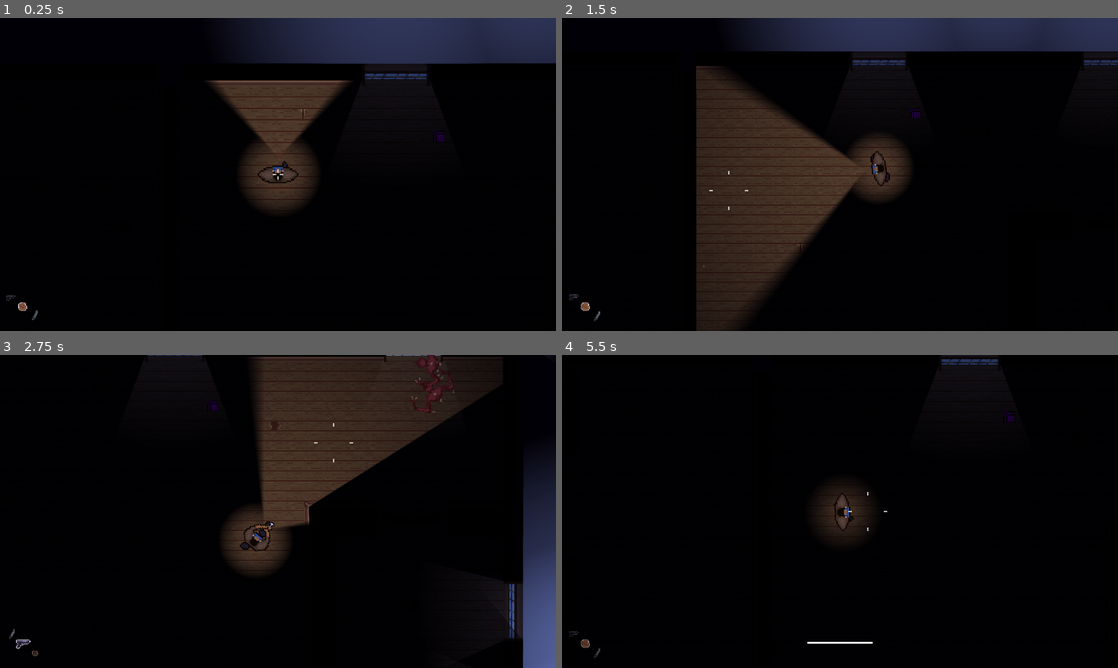
Above: before the commit, frames 1-4 (two rows, left to right).
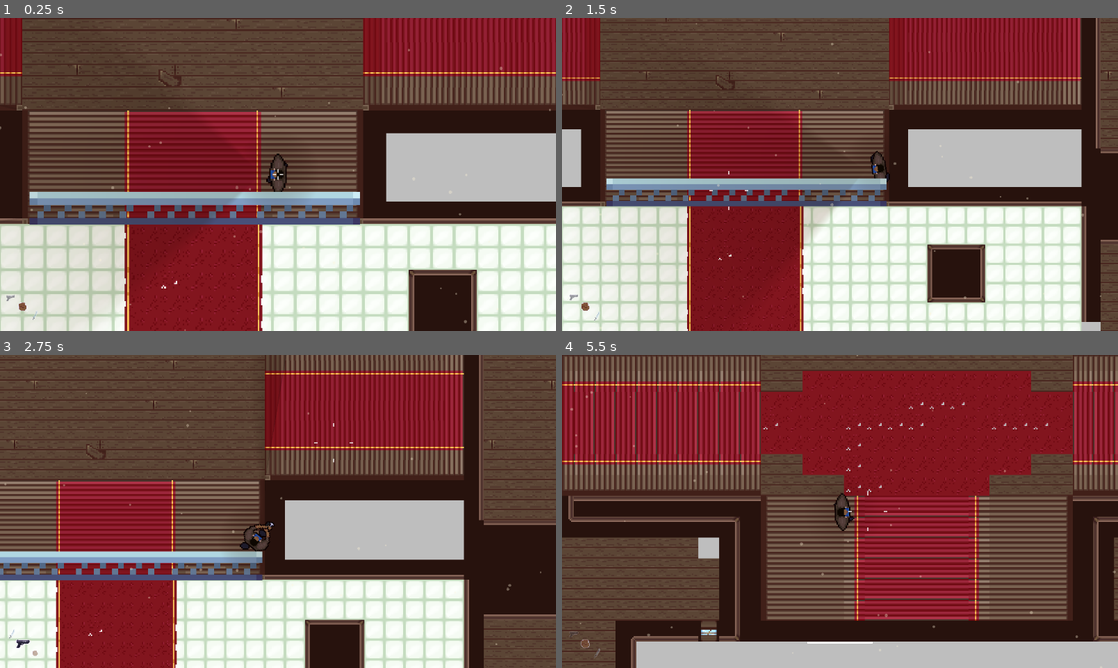
Above: after the commit, the same moments.

Repository: Gabryel-Paes/ProjetoCG
Game: Godot game, scene res://levels/rooms/lobby_tutorial.tscn
Same seed, same stepped clock (60 frames per second), same inputs: the game is played once before the commit and once after it.
Inputs (mouse positions are in pixels of both pictures, inside the frame that each line leads up to):
- Up to frame 1 (0.25 s): no input
- Up to frame 2 (1.5 s): tap Enter at 0.5 s; move the mouse to (962, 158) at 0.52 s; press the mouse at (962, 158) at 0.53 s; hold D (Right) 0.53-1.28 s; move the mouse to (728, 190) at 1.27 s; release the mouse at (728, 190) at 1.28 s; hold S (Down) from 1.28 s (still down); tap E (Interact) at 1.35 s
- Up to frame 3 (2.75 s): move the mouse to (333, 442) at 2.02 s; release S (Down) at 2.03 s; hold D (Right) from 2.03 s (still down); hold Mouse wheel down (LastWeapon) from 2.03 s (still down)
- Up to frame 4 (5.5 s): move the mouse to (812, 574) at 2.77 s; release D (Right) at 2.78 s; release Mouse wheel down (LastWeapon) at 2.78 s; hold W (Up) 2.78-3.53 s; tap Mouse wheel up (NextWeapon) at 2.85 s; click (812, 574) at 2.92 s; move the mouse to (1006, 558) at 3.52 s; hold R (Recarregar) 3.53-4.28 s; hold A (Left) 3.53-5.03 s; move the mouse to (673, 464) at 4.27 s; tap Shift (Sprint) at 4.35 s; move the mouse to (867, 511) at 5.02 s; hold S (Down) from 5.03 s (still down); tap F at 5.1 s; click (867, 511) at 5.17 s

The runs differ from the first frame. In frame 1, 98% of the frame differs, in the area x 0-100%, y 0-100%; in frame 2, 98%; in frame 3, 96%; in frame 4, 100%.

Commit message:
fix 3.8.8
Novos sprites

Diff:
--- a/actors/enemy/Zumbi.tscn
+++ b/actors/enemy/Zumbi.tscn
@@ -1,7 +1,7 @@
 [gd_scene format=3 uid="uid://cp118gj0gi1x2"]
 
 [ext_resource type="Script" uid="uid://b2gjk45lxmurx" path="res://actors/enemy/zumbi.gd" id="1_3csrs"]
-[ext_resource type="Texture2D" uid="uid://bd5584tmdu3r6" path="res://ui/assets/sprites/Zumbi_running.png" id="2_idle"]
+[ext_resource type="Texture2D" uid="uid://c106tvnsum0j6" path="res://ui/assets/sprites/zumbi_idle_outlined.png" id="2_idle"]
 [ext_resource type="PackedScene" path="res://actors/components/health.tscn" id="3_rgqll"]
 [ext_resource type="Texture2D" uid="uid://b7ou3vt8vlt4m" path="res://ui/assets/sprites/zumbi_idle.png" id="4_running"]
 
--- a/actors/enemy/angel.gd
+++ b/actors/enemy/angel.gd
@@ -24,13 +24,16 @@
 @onready var nav_agent: NavigationAgent2D = $NavigationAgent2D
 @onready var sprite: Sprite2D = $Sprite2D
 
-var sprt_idle = preload("res://ui/assets/sprites/angel_idle.png")
-var sprt_moving = preload("res://ui/assets/sprites/angel_moving.png")
+var sprt_idle = preload("res://ui/assets/sprites/angel_idle_outlined.png")
+var sprt_moving = preload("res://ui/assets/sprites/angel_moving_outlined.png")
 
 var player: CharacterBody2D = null
 
 var _spawn_position: Vector2
 var _wander_timer: float = 0.0
+
+var _stuck_check_timer: float = 1.5
+var _stuck_check_position: Vector2 = Vector2.ZERO
 
 
 func _ready() -> void:
@@ -106,6 +109,18 @@
 func _wander(delta: float) -> void:
 	_wander_timer -= delta
 
+	# Detector de "preso": se o destino escolhido for impossível de alcançar
+	# de verdade (ex: uma borda de navmesh que não conecta direito perto de
+	# uma pedra), ele fica tentando pra sempre sem perceber que não anda.
+	# Confere de tempos em tempos se realmente andou alguma coisa — se não
+	# andou, desiste desse destino e escolhe outro.
+	_stuck_check_timer -= delta
+	if _stuck_check_timer <= 0.0:
+		if global_position.distance_to(_stuck_check_position) < 4.0:
+			_pick_wander_target()
+		_stuck_check_timer = 1.5
+		_stuck_check_position = global_position
+
 	if _wander_timer <= 0.0 or nav_agent.is_navigation_finished():
 		_pick_wander_target()
 
--- a/actors/enemy/hearer.gd
+++ b/actors/enemy/hearer.gd
@@ -32,8 +32,13 @@
 ## num raio aleatório em torno de onde nasceu.
 @export var patrol_points: Array[Marker2D] = []
 
+## Ajusta se a arte não foi desenhada de frente/direita (+X) — mesma ideia
+## do Player/Anjo/Stalker/Zumbi.
+@export var sprite_angle_offset_deg: float = -90.0
+
 @onready var nav_agent: NavigationAgent2D = $NavigationAgent2D
 @onready var health: Health = $Health
+@onready var sprite: AnimatedSprite2D = $AnimatedSprite2D
 
 var player: CharacterBody2D = null
 var _gun: Gun = null
@@ -100,6 +105,28 @@
 
 	velocity = chase_velocity + _knockback
 	move_and_slide()
+	_update_sprite()
+
+
+# --- Animação ---
+# idle: parado, sem suspeitar de nada. lookingfor: parou no último lugar
+# onde ouviu algo e está "farejando" ali. walking: se movendo, tanto
+# rondando quanto atrás do som ouvido (sniffing não é mais usado).
+func _update_sprite() -> void:
+	var moving := velocity.length() > 1.0
+	var desired_animation := "idle"
+	if moving:
+		desired_animation = "walking"
+	elif _alert:
+		desired_animation = "lookingfor"
+
+	if sprite.animation != desired_animation:
+		sprite.play(desired_animation)
+
+	# Gira pra direção que anda — sem isso o sprite fica sempre voltado pro
+	# mesmo lado, rondando ou perseguindo de qualquer ângulo.
+	if moving:
+		sprite.rotation = velocity.angle() + deg_to_rad(sprite_angle_offset_deg)
 
 
 func _wander(delta: float) -> void:
--- a/actors/enemy/hearer.tscn
+++ b/actors/enemy/hearer.tscn
@@ -2,12 +2,288 @@
 
 [ext_resource type="Script" uid="uid://bbpk6bniqtntq" path="res://actors/enemy/hearer.gd" id="1_hearer"]
 [ext_resource type="PackedScene" path="res://actors/components/health.tscn" id="2_health"]
+[ext_resource type="Texture2D" uid="uid://tyji1xpahvg7" path="res://ui/assets/sprites/hearerIdle.png" id="3_idle"]
+[ext_resource type="Texture2D" uid="uid://2e4do7hk7ee1" path="res://ui/assets/sprites/hearerSniffing.png" id="4_sniffing"]
+[ext_resource type="Texture2D" uid="uid://cq5omobbvt3do" path="res://ui/assets/sprites/hearerLookingFor.png" id="5_lookingfor"]
+[ext_resource type="Texture2D" uid="uid://b33hralqlit0m" path="res://ui/assets/sprites/hearerWalking.png" id="6_walking"]
 
 [sub_resource type="CircleShape2D" id="CircleShape2D_hearer"]
 radius = 9.055386
 
-[sub_resource type="PlaceholderTexture2D" id="PlaceholderTexture2D_hearer"]
-size = Vector2(20, 32)
+[sub_resource type="AtlasTexture" id="AtlasTexture_idle0"]
+atlas = ExtResource("3_idle")
+region = Rect2(0, 0, 64, 64)
+
+[sub_resource type="AtlasTexture" id="AtlasTexture_idle1"]
+atlas = ExtResource("3_idle")
+region = Rect2(64, 0, 64, 64)
+
+[sub_resource type="AtlasTexture" id="AtlasTexture_idle2"]
+atlas = ExtResource("3_idle")
+region = Rect2(128, 0, 64, 64)
+
+[sub_resource type="AtlasTexture" id="AtlasTexture_idle3"]
+atlas = ExtResource("3_idle")
+region = Rect2(192, 0, 64, 64)
+
+[sub_resource type="AtlasTexture" id="AtlasTexture_idle4"]
+atlas = ExtResource("3_idle")
+region = Rect2(256, 0, 64, 64)
+
+[sub_resource type="AtlasTexture" id="AtlasTexture_idle5"]
+atlas = ExtResource("3_idle")
+region = Rect2(320, 0, 64, 64)
+
+[sub_resource type="AtlasTexture" id="AtlasTexture_idle6"]
+atlas = ExtResource("3_idle")
+region = Rect2(384, 0, 64, 64)
+
+[sub_resource type="AtlasTexture" id="AtlasTexture_idle7"]
+atlas = ExtResource("3_idle")
+region = Rect2(448, 0, 64, 64)
+
+[sub_resource type="AtlasTexture" id="AtlasTexture_idle8"]
+atlas = ExtResource("3_idle")
+region = Rect2(512, 0, 64, 64)
+
+[sub_resource type="AtlasTexture" id="AtlasTexture_idle9"]
+atlas = ExtResource("3_idle")
+region = Rect2(576, 0, 64, 64)
+
+[sub_resource type="AtlasTexture" id="AtlasTexture_idle10"]
+atlas = ExtResource("3_idle")
+region = Rect2(640, 0, 64, 64)
+
+[sub_resource type="AtlasTexture" id="AtlasTexture_idle11"]
+atlas = ExtResource("3_idle")
+region = Rect2(704, 0, 64, 64)
+
+[sub_resource type="AtlasTexture" id="AtlasTexture_sniff0"]
+atlas = ExtResource("4_sniffing")
+region = Rect2(0, 0, 64, 64)
+
+[sub_resource type="AtlasTexture" id="AtlasTexture_sniff1"]
+atlas = ExtResource("4_sniffing")
+region = Rect2(64, 0, 64, 64)
+
+[sub_resource type="AtlasTexture" id="AtlasTexture_sniff2"]
+atlas = ExtResource("4_sniffing")
+region = Rect2(128, 0, 64, 64)
+
+[sub_resource type="AtlasTexture" id="AtlasTexture_sniff3"]
+atlas = ExtResource("4_sniffing")
+region = Rect2(192, 0, 64, 64)
+
+[sub_resource type="AtlasTexture" id="AtlasTexture_sniff4"]
+atlas = ExtResource("4_sniffing")
+region = Rect2(256, 0, 64, 64)
+
+[sub_resource type="AtlasTexture" id="AtlasTexture_sniff5"]
+atlas = ExtResource("4_sniffing")
+region = Rect2(320, 0, 64, 64)
+
+[sub_resource type="AtlasTexture" id="AtlasTexture_sniff6"]
+atlas = ExtResource("4_sniffing")
+region = Rect2(384, 0, 64, 64)
+
+[sub_resource type="AtlasTexture" id="AtlasTexture_look0"]
+atlas = ExtResource("5_lookingfor")
+region = Rect2(0, 0, 64, 64)
+
+[sub_resource type="AtlasTexture" id="AtlasTexture_look1"]
+atlas = ExtResource("5_lookingfor")
+region = Rect2(64, 0, 64, 64)
+
+[sub_resource type="AtlasTexture" id="AtlasTexture_look2"]
+atlas = ExtResource("5_lookingfor")
+region = Rect2(128, 0, 64, 64)
+
+[sub_resource type="AtlasTexture" id="AtlasTexture_look3"]
+atlas = ExtResource("5_lookingfor")
+region = Rect2(192, 0, 64, 64)
+
+[sub_resource type="AtlasTexture" id="AtlasTexture_look4"]
+atlas = ExtResource("5_lookingfor")
+region = Rect2(256, 0, 64, 64)
+
+[sub_resource type="AtlasTexture" id="AtlasTexture_look5"]
+atlas = ExtResource("5_lookingfor")
+region = Rect2(320, 0, 64, 64)
+
+[sub_resource type="AtlasTexture" id="AtlasTexture_look6"]
+atlas = ExtResource("5_lookingfor")
+region = Rect2(384, 0, 64, 64)
+
+[sub_resource type="AtlasTexture" id="AtlasTexture_look7"]
+atlas = ExtResource("5_lookingfor")
+region = Rect2(448, 0, 64, 64)
+
+[sub_resource type="AtlasTexture" id="AtlasTexture_look8"]
+atlas = ExtResource("5_lookingfor")
+region = Rect2(512, 0, 64, 64)
+
+[sub_resource type="AtlasTexture" id="AtlasTexture_look9"]
+atlas = ExtResource("5_lookingfor")
+region = Rect2(576, 0, 64, 64)
+
+[sub_resource type="AtlasTexture" id="AtlasTexture_walk0"]
+atlas = ExtResource("6_walking")
+region = Rect2(0, 0, 64, 100)
+
+[sub_resource type="AtlasTexture" id="AtlasTexture_walk1"]
+atlas = ExtResource("6_walking")
+region = Rect2(64, 0, 64, 100)
+
+[sub_resource type="AtlasTexture" id="AtlasTexture_walk2"]
+atlas = ExtResource("6_walking")
+region = Rect2(128, 0, 64, 100)
+
+[sub_resource type="AtlasTexture" id="AtlasTexture_walk3"]
+atlas = ExtResource("6_walking")
+region = Rect2(192, 0, 64, 100)
+
+[sub_resource type="AtlasTexture" id="AtlasTexture_walk4"]
+atlas = ExtResource("6_walking")
+region = Rect2(256, 0, 64, 100)
+
+[sub_resource type="AtlasTexture" id="AtlasTexture_walk5"]
+atlas = ExtResource("6_walking")
+region = Rect2(320, 0, 64, 100)
+
+[sub_resource type="AtlasTexture" id="AtlasTexture_walk6"]
+atlas = ExtResource("6_walking")
+region = Rect2(384, 0, 64, 100)
+
+[sub_resource type="SpriteFrames" id="SpriteFrames_hearer"]
+animations = [{
+"frames": [{
+"duration": 1.0,
+"texture": SubResource("AtlasTexture_idle0")
+}, {
+"duration": 1.0,
+"texture": SubResource("AtlasTexture_idle1")
+}, {
+"duration": 1.0,
+"texture": SubResource("AtlasTexture_idle2")
+}, {
+"duration": 1.0,
+"texture": SubResource("AtlasTexture_idle3")
+}, {
+"duration": 1.0,
+"texture": SubResource("AtlasTexture_idle4")
+}, {
+"duration": 1.0,
+"texture": SubResource("AtlasTexture_idle5")
+}, {
+"duration": 1.0,
+"texture": SubResource("AtlasTexture_idle6")
+}, {
+"duration": 1.0,
+"texture": SubResource("AtlasTexture_idle7")
+}, {
+"duration": 1.0,
+"texture": SubResource("AtlasTexture_idle8")
+}, {
+"duration": 1.0,
+"texture": SubResource("AtlasTexture_idle9")
+}, {
+"duration": 1.0,
+"texture": SubResource("AtlasTexture_idle10")
+}, {
+"duration": 1.0,
+"texture": SubResource("AtlasTexture_idle11")
+}],
+"loop": true,
+"name": &"idle",
+"speed": 6.0
+}, {
+"frames": [{
+"duration": 1.0,
+"texture": SubResource("AtlasTexture_sniff0")
+}, {
+"duration": 1.0,
+"texture": SubResource("AtlasTexture_sniff1")
+}, {
+"duration": 1.0,
+"texture": SubResource("AtlasTexture_sniff2")
+}, {
+"duration": 1.0,
+"texture": SubResource("AtlasTexture_sniff3")
+}, {
+"duration": 1.0,
+"texture": SubResource("AtlasTexture_sniff4")
+}, {
+"duration": 1.0,
+"texture": SubResource("AtlasTexture_sniff5")
+}, {
+"duration": 1.0,
+"texture": SubResource("AtlasTexture_sniff6")
+}],
+"loop": true,
+"name": &"sniffing",
+"speed": 8.0
+}, {
+"frames": [{
+"duration": 1.0,
+"texture": SubResource("AtlasTexture_look0")
+}, {
+"duration": 1.0,
+"texture": SubResource("AtlasTexture_look1")
+}, {
+"duration": 1.0,
+"texture": SubResource("AtlasTexture_look2")
+}, {
+"duration": 1.0,
+"texture": SubResource("AtlasTexture_look3")
+}, {
+"duration": 1.0,
+"texture": SubResource("AtlasTexture_look4")
+}, {
+"duration": 1.0,
+"texture": SubResource("AtlasTexture_look5")
+}, {
+"duration": 1.0,
+"texture": SubResource("AtlasTexture_look6")
+}, {
+"duration": 1.0,
+"texture": SubResource("AtlasTexture_look7")
+}, {
+"duration": 1.0,
+"texture": SubResource("AtlasTexture_look8")
+}, {
+"duration": 1.0,
+"texture": SubResource("AtlasTexture_look9")
+}],
+"loop": true,
+"name": &"lookingfor",
+"speed": 7.0
+}, {
+"frames": [{
+"duration": 1.0,
+"texture": SubResource("AtlasTexture_walk0")
+}, {
+"duration": 1.0,
+"texture": SubResource("AtlasTexture_walk1")
+}, {
+"duration": 1.0,
+"texture": SubResource("AtlasTexture_walk2")
+}, {
+"duration": 1.0,
+"texture": SubResource("AtlasTexture_walk3")
+}, {
+"duration": 1.0,
+"texture": SubResource("AtlasTexture_walk4")
+}, {
+"duration": 1.0,
+"texture": SubResource("AtlasTexture_walk5")
+}, {
+"duration": 1.0,
+"texture": SubResource("AtlasTexture_walk6")
+}],
+"loop": true,
+"name": &"walking",
+"speed": 14.0
+}]
 
 [sub_resource type="CircleShape2D" id="CircleShape2D_hitbox"]
 radius = 9.0
@@ -24,8 +300,10 @@
 [node name="CollisionShape2D" type="CollisionShape2D" parent="." unique_id=1257999533]
 shape = SubResource("CircleShape2D_hearer")
 
-[node name="Sprite2D" type="Sprite2D" parent="." unique_id=1751426282]
-texture = SubResource("PlaceholderTexture2D_hearer")
+[node name="AnimatedSprite2D" type="AnimatedSprite2D" parent="." unique_id=1751426282]
+sprite_frames = SubResource("SpriteFrames_hearer")
+animation = &"idle"
+autoplay = "idle"
 
 [node name="NavigationAgent2D" type="NavigationAgent2D" parent="." unique_id=2042115877]
 path_desired_distance = 6.0
--- a/actors/enemy/stalker.tscn
+++ b/actors/enemy/stalker.tscn
@@ -1,7 +1,7 @@
 [gd_scene format=3 uid="uid://dt5q47op5cab4"]
 
 [ext_resource type="Script" uid="uid://bemnitcidor6b" path="res://actors/enemy/stalker.gd" id="1_stalker"]
-[ext_resource type="Texture2D" uid="uid://cylws27atped" path="res://ui/assets/sprites/Mr_G.png" id="2_mr_g"]
+[ext_resource type="Texture2D" uid="uid://dvvb6y5tjnpg8" path="res://ui/assets/sprites/Mr_G_Outlined.png" id="2_mr_g"]
 
 [sub_resource type="CircleShape2D" id="CircleShape2D_stalker"]
 radius = 6.0
--- a/levels/rooms/lobby_tutorial.gd
+++ b/levels/rooms/lobby_tutorial.gd
@@ -1,4 +1,22 @@
 extends Node2D
+
+# Guarda a camada de colisão original de cada objeto floor1_only/floor2_only
+# que não seja uma TileMapLayer (essas já têm o collision_enabled cuidando
+# delas à parte) — ex: móveis soltos na cena, não pintados como tile. Sem
+# isso não dá pra "religar" a colisão certa depois de zerá-la, já que cada
+# prop pode usar uma camada diferente.
+var _prop_collision_cache: Dictionary = {}
+
+
+# Zera (ou devolve) a colisão de todo objeto solto de um grupo de andar —
+# complemento do collision_enabled, que só cobre TileMapLayer inteira.
+func _set_prop_collision(group: String, enabled: bool) -> void:
+	for node in get_tree().get_nodes_in_group(group):
+		if node is CollisionObject2D and not node is TileMapLayer:
+			if not _prop_collision_cache.has(node):
+				_prop_collision_cache[node] = node.collision_layer
+			node.collision_layer = _prop_collision_cache[node] if enabled else 0
+
 
 func _ready() -> void:
 	if has_node("Player"):
@@ -57,6 +75,12 @@
 	# outra coisa que entrar no grupo "floor2_only" no futuro).
 	for node in get_tree().get_nodes_in_group("floor2_only"):
 		node.modulate.a = 0.0
+
+	# Móveis soltos (não pintados como tile) também precisam da colisão
+	# desligada enquanto invisíveis — o collision_enabled acima só cobre a
+	# TileMapLayer inteira, não cada prop individual do grupo.
+	_set_prop_collision("floor1_only", true)
+	_set_prop_collision("floor2_only", false)
 
 	# Trava a "camada de luz" de cada andar pelo grupo, automaticamente —
 	# sem isso, qualquer coisa nova marcada floor1_only/floor2_only nasce no
@@ -108,6 +132,9 @@
 		if has_node("2fMoveis"):
 			$"2fMoveis".navigation_enabled = true
 
+		_set_prop_collision("floor1_only", false)
+		_set_prop_collision("floor2_only", true)
+
 		# Animação suave para APARECER (Fade-In)
 		if has_node("TileMap_2sFloor"):
 			var tween = create_tween()
@@ -170,6 +197,9 @@
 		if has_node("2fMoveis"):
 			$"2fMoveis".navigation_enabled = false
 
+		_set_prop_collision("floor1_only", true)
+		_set_prop_collision("floor2_only", false)
+
 		# Animação suave para SUMIR (Fade-Out)
 		if has_node("TileMap_2sFloor"):
 			var tween = create_tween()
--- a/levels/rooms/lobby_tutorial.tscn
+++ b/levels/rooms/lobby_tutorial.tscn
@@ -17,6 +17,7 @@
 [ext_resource type="PackedScene" uid="uid://bf6s58cvu8m67" path="res://actors/enemy/hearer.tscn" id="13_5cw8o"]
 [ext_resource type="PackedScene" path="res://props/moon_light.tscn" id="18_7oabu"]
 [ext_resource type="PackedScene" path="res://props/save_typewriter.tscn" id="19_7mxoo"]
+[ext_resource type="PackedScene" path="res://props/paper_scrap.tscn" id="23_10whp"]
 [ext_resource type="PackedScene" path="res://props/key_gate.tscn" id="24_nuynq"]
 [ext_resource type="PackedScene" uid="uid://4wxowv31eof5" path="res://props/leaf_pile.tscn" id="25_7ehem"]
 [ext_resource type="PackedScene" path="res://props/level_exit.tscn" id="25_7hpn8"]
@@ -57,6 +58,7 @@
 metadata/_edit_lock_ = true
 
 [node name="CanvasModulate" type="CanvasModulate" parent="." unique_id=1153864829]
+visible = false
 color = Color(0.011955088, 0.0026631625, 0.036364146, 1)
 
 [node name="TileMap_1sFloor" type="TileMapLayer" parent="." unique_id=1508748006 groups=["floor1_only"]]
@@ -66,7 +68,7 @@
 
 [node name="1fMoveis" type="TileMapLayer" parent="." unique_id=1834333554 groups=["floor1_only"]]
 position = Vector2(20, -490)
-tile_map_data = PackedByteArray("AAD9/9P/AgACAA8AAAD+/9P/AgA …(13071 unchanged characters)… AVAAYAAAAzALn/AgAVAAYAAAAzALT/AgAVAAYAAAA=")
+tile_map_data = PackedByteArray("AAD9/9P/AgACAA8AAAD+/9P/AgA …(13071 unchanged characters)… AVAAYAAAAzALn/AgAVAAYAAAAzALT/AgAVAAYAAABGALT/AgAUAAYAAABIALP/AgATAAYAAABKALT/AgAVAAYAAABEALP/AgAWAAYAAABNALP/AgAUAAYAAABBALP/AgATAAYAAAA=")
 tile_set = ExtResource("2_35gje")
 
 [node name="TileMap_2sFloor" type="TileMapLayer" parent="." unique_id=1178223054 groups=["floor2_only"]]
@@ -88,13 +90,13 @@
 max_delay = 30.0
 
 [node name="Marker2D" type="Marker2D" parent="inimigos" unique_id=856938804]
-position = Vector2(-110, -986)
+position = Vector2(-80, -947)
 
 [node name="Marker2D2" type="Marker2D" parent="inimigos" unique_id=809330490]
-position = Vector2(57, -972)
+position = Vector2(-19, -1061)
 
 [node name="Marker2D3" type="Marker2D" parent="inimigos" unique_id=1482280865]
-position = Vector2(-13, -1118)
+position = Vector2(-114, -1206)
 
 [node name="Zumbi" parent="inimigos" unique_id=1114700753 instance=ExtResource("7_7ehem")]
 position = Vector2(1670, -1477)
@@ -109,15 +111,6 @@
 position = Vector2(-171, -935)
 collision_mask = 6
 patrol_points = [NodePath("../Marker2D"), NodePath("../Marker2D2"), NodePath("../Marker2D3")]
-
-[node name="Marker2D4" type="Marker2D" parent="inimigos" unique_id=1776500050]
-position = Vector2(-110, -986)
-
-[node name="Marker2D5" type="Marker2D" parent="inimigos" unique_id=1746749556]
-position = Vector2(57, -972)
-
-[node name="Marker2D6" type="Marker2D" parent="inimigos" unique_id=208636036]
-position = Vector2(-13, -1118)
 
 [node name="Zumbi2" parent="inimigos" unique_id=1598713445 instance=ExtResource("7_7ehem")]
 position = Vector2(1670, -1477)
@@ -343,7 +336,7 @@
 position = Vector2(3, -824)
 
 [node name="Player" parent="." unique_id=335704334 instance=ExtResource("1_guq88")]
-position = Vector2(1353, -1468)
+position = Vector2(744.0001, -860.9998)
 scale = Vector2(1.0197155, 1.0387352)
 sprint_speed = 160.0
 
@@ -359,6 +352,19 @@
 [node name="chavejardim" parent="." unique_id=1164196565 instance=ExtResource("6_ad2o2")]
 position = Vector2(1258, -1989)
 key_id = "chave_jardim"
+
+[node name="LeafPile4" parent="." unique_id=1378982511 instance=ExtResource("25_7ehem")]
+position = Vector2(1139, -1714)
+
+[node name="LeafPile5" parent="." unique_id=148930090 instance=ExtResource("25_7ehem")]
+position = Vector2(1183, -1702)
+
+[node name="LeafPile6" parent="." unique_id=113496567 instance=ExtResource("25_7ehem")]
+position = Vector2(1221, -1710)
+
+[node name="PaperScrap" parent="." unique_id=901293556 instance=ExtResource("23_10whp")]
+z_index = 1
+position = Vector2(79, -1264)
 
 [connection signal="body_entered" from="Portas_Puzzles/Trigger_Up" to="." method="_on_trigger_up_body_entered"]
 [connection signal="body_entered" from="Portas_Puzzles/Trigger_Down" to="." method="_on_trigger_down_body_entered"]
Binary file added: ui/assets/sprites/Mr_G_Outlined.png
Not shown, added: ui/assets/sprites/Mr_G_Outlined.png.import
Binary file added: ui/assets/sprites/angel_idle_outlined.png
Not shown, added: ui/assets/sprites/angel_idle_outlined.png.import
Binary file added: ui/assets/sprites/angel_moving_outlined.png
Not shown, added: ui/assets/sprites/angel_moving_outlined.png.import
Binary file added: ui/assets/sprites/hearerIdle.png
Not shown, added: ui/assets/sprites/hearerIdle.png.import
Binary file added: ui/assets/sprites/hearerLookingFor.png
Not shown, added: ui/assets/sprites/hearerLookingFor.png.import
Binary file added: ui/assets/sprites/hearerSniffing.png
Not shown, added: ui/assets/sprites/hearerSniffing.png.import
(and 4 more such lines)
